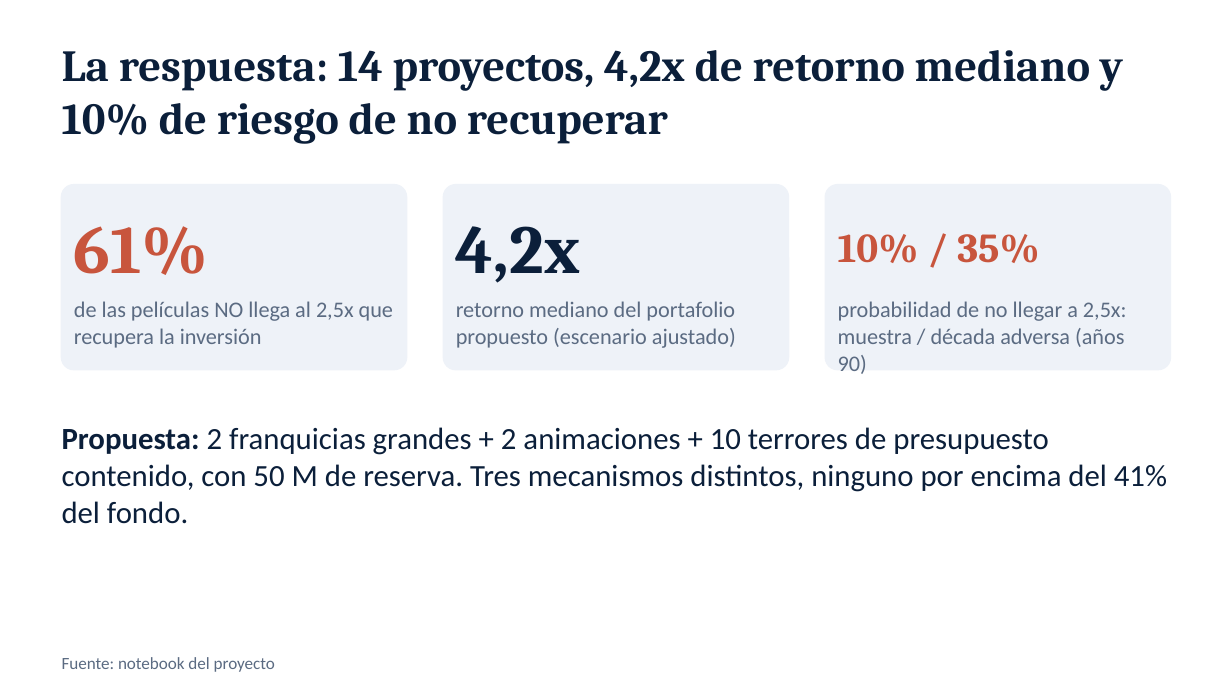
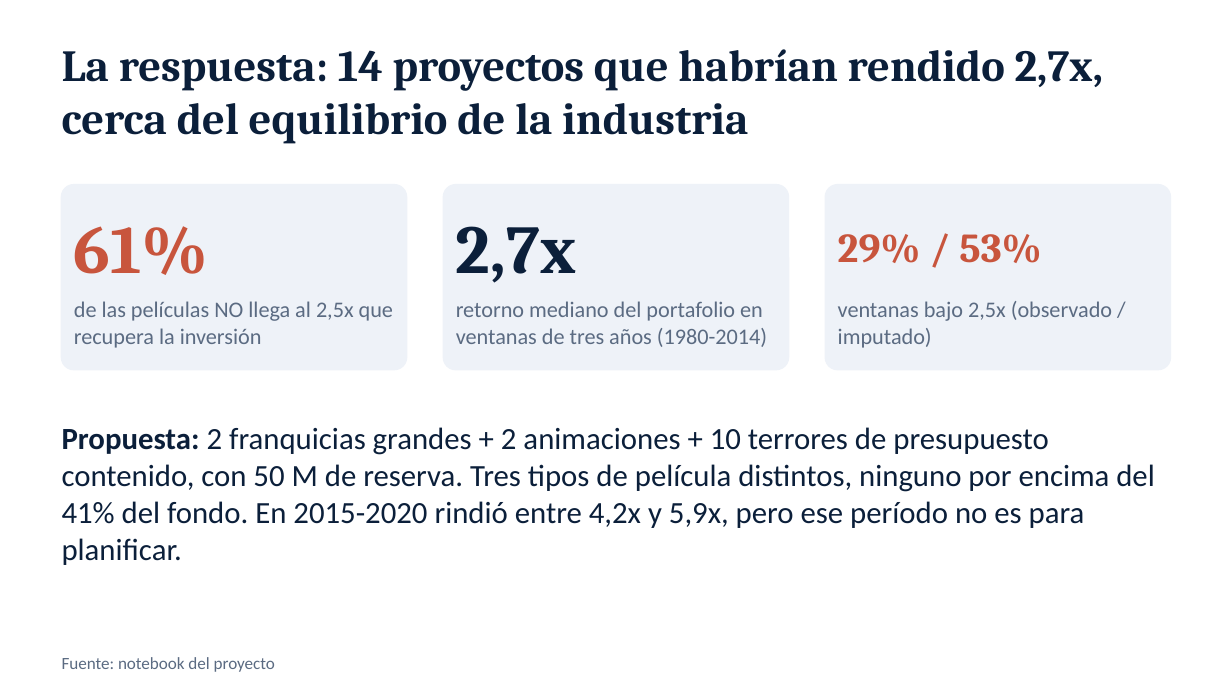
Before and after one commit to delavegasanti2006-wq/Trabajo-Final-de-la-Vega---Orihuela, a slide deck: slide 2 of salidas/Arroyo_Capital_presentacion.pptx. Drawn at 1232x693 pixels with LibreOffice and Linux fonts; fonts in the diff are those of the drawing. Boxes give left, top, right and bottom in pixels: in the first picture for what was removed or moved away, otherwise in the second. Text is boxed around its words. In the diff, an @@ line names an element or a change of style, - is before the commit and + after.

```diff
--- a/salidas/Arroyo_Capital_presentacion.pptx
+++ b/salidas/Arroyo_Capital_presentacion.pptx
@@ text at [62, 49, 1104, 144]: text changed @@
-La respuesta: 14 proyectos, 4,2x de retorno mediano y 10% de riesgo de no recuperar
+La respuesta: 14 proyectos que habrían rendido 2,7x, cerca del equilibrio de la industria
@@ text at [456, 226, 576, 283]: text changed @@
-4,2x
+2,7x
@@ text at [838, 234, 1041, 263]: text changed @@
-10% / 35%
+29% / 53%
@@ text at [456, 301, 767, 347]: text changed @@
-retorno mediano del portafolio propuesto (escenario ajustado)
+retorno mediano del portafolio en ventanas de tres años (1980-2014)
@@ text at [838, 301, 1112, 348]: text changed @@
-probabilidad de no llegar a 2,5x: muestra / década adversa (años 90)
+ventanas bajo 2,5x (observado / imputado)
@@ text at [62, 427, 1155, 565]: text changed @@
-Propuesta: 2 franquicias grandes + 2 animaciones + 10 terrores de presupuesto contenido, con 50 M de reserva. Tres mecanismos distintos, ninguno por encima del 41% del fondo.
+Propuesta: 2 franquicias grandes + 2 animaciones + 10 terrores de presupuesto contenido, con 50 M de reserva. Tres tipos de película distintos, ninguno por encima del 41% del fondo. En 2015-2020 rindió entre 4,2x y 5,9x, pero ese período no es para planificar.
```
Also in this commit, not shown: 6 other slides changed.
